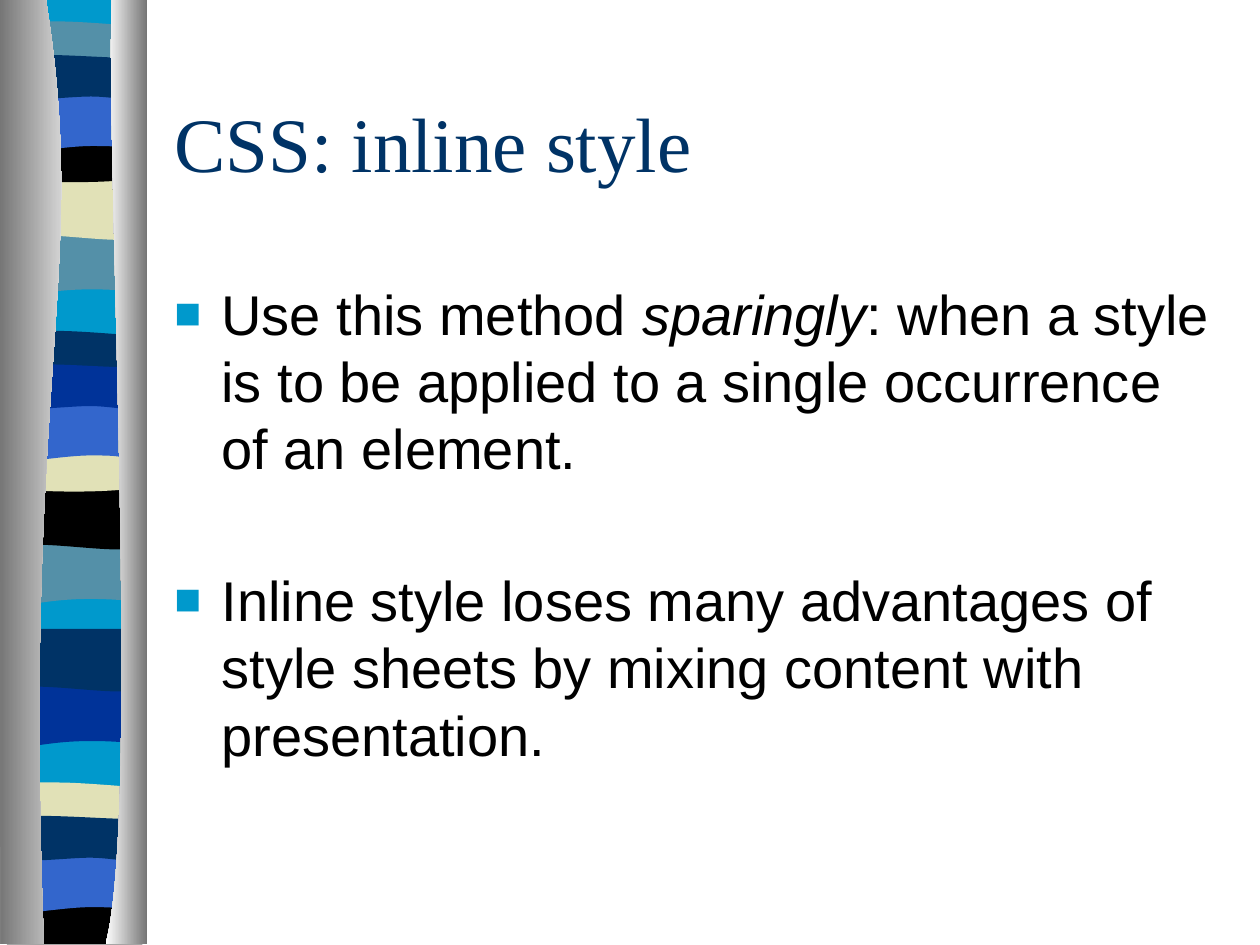
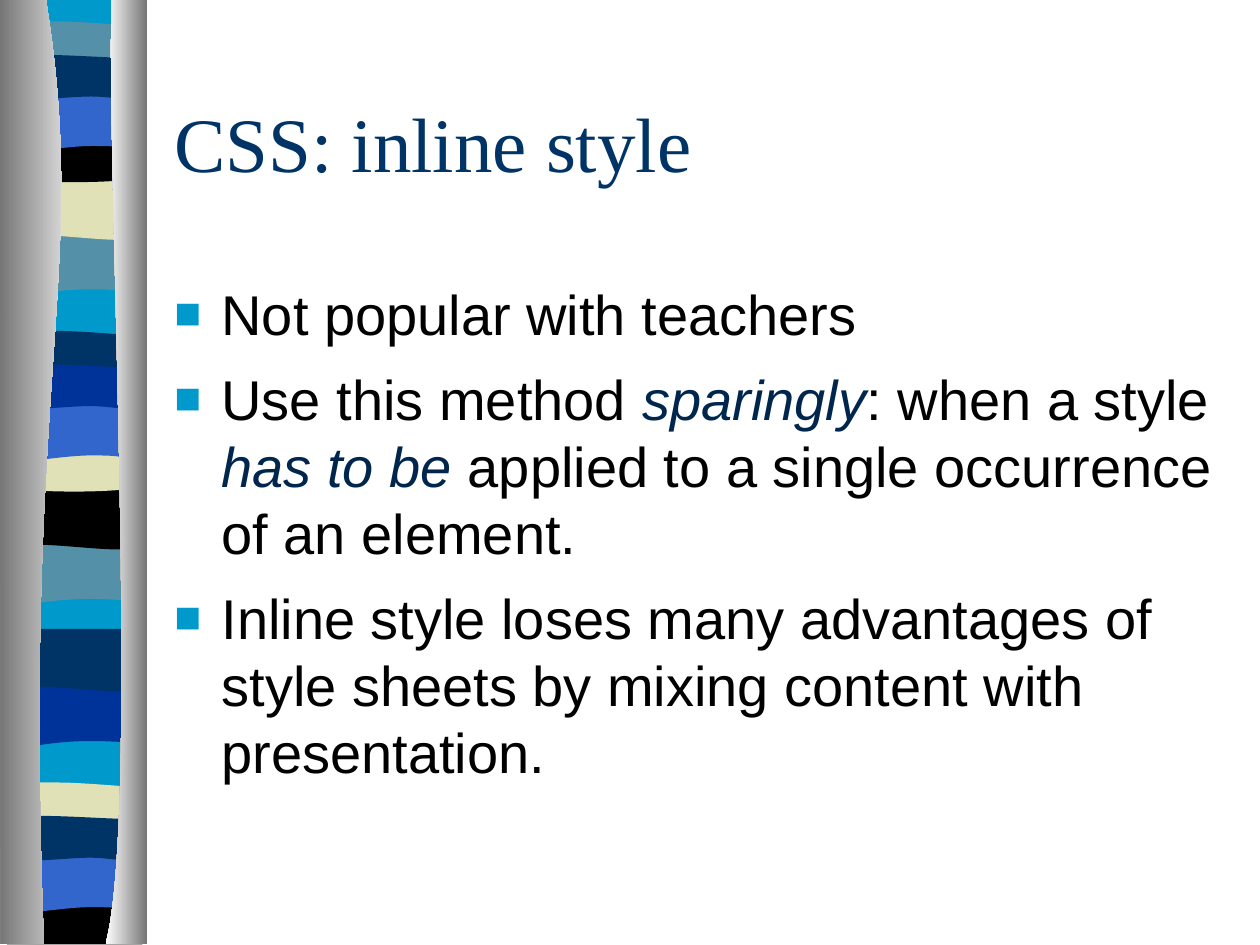
Before and after one commit to arhswebdesign/arhswebdesign.github.io, a slide deck: slide 14 of powerpoint/CSS_story.ppt (slide 12 before the commit). Drawn at 1260x945 pixels with LibreOffice and Linux fonts; fonts in the diff are those of the drawing. Boxes give left, top, right and bottom in pixels: in the first picture for what was removed or moved away, otherwise in the second. Text is boxed around its words. In the diff, an @@ line names an element or a change of style, - is before the commit and + after.

```diff
--- a/powerpoint/CSS_story.ppt
+++ b/powerpoint/CSS_story.ppt
@@ text at box(222, 294, 1211, 555): text changed @@
-■ Use this method sparingly: when a style is to be applied to a single occurrence of an element.
+■ Not popular with teachers
+■ Use this method sparingly: when a style has to be applied to a single occurrence of an element.
```
Also in this commit, not shown: 7 other slides changed.
